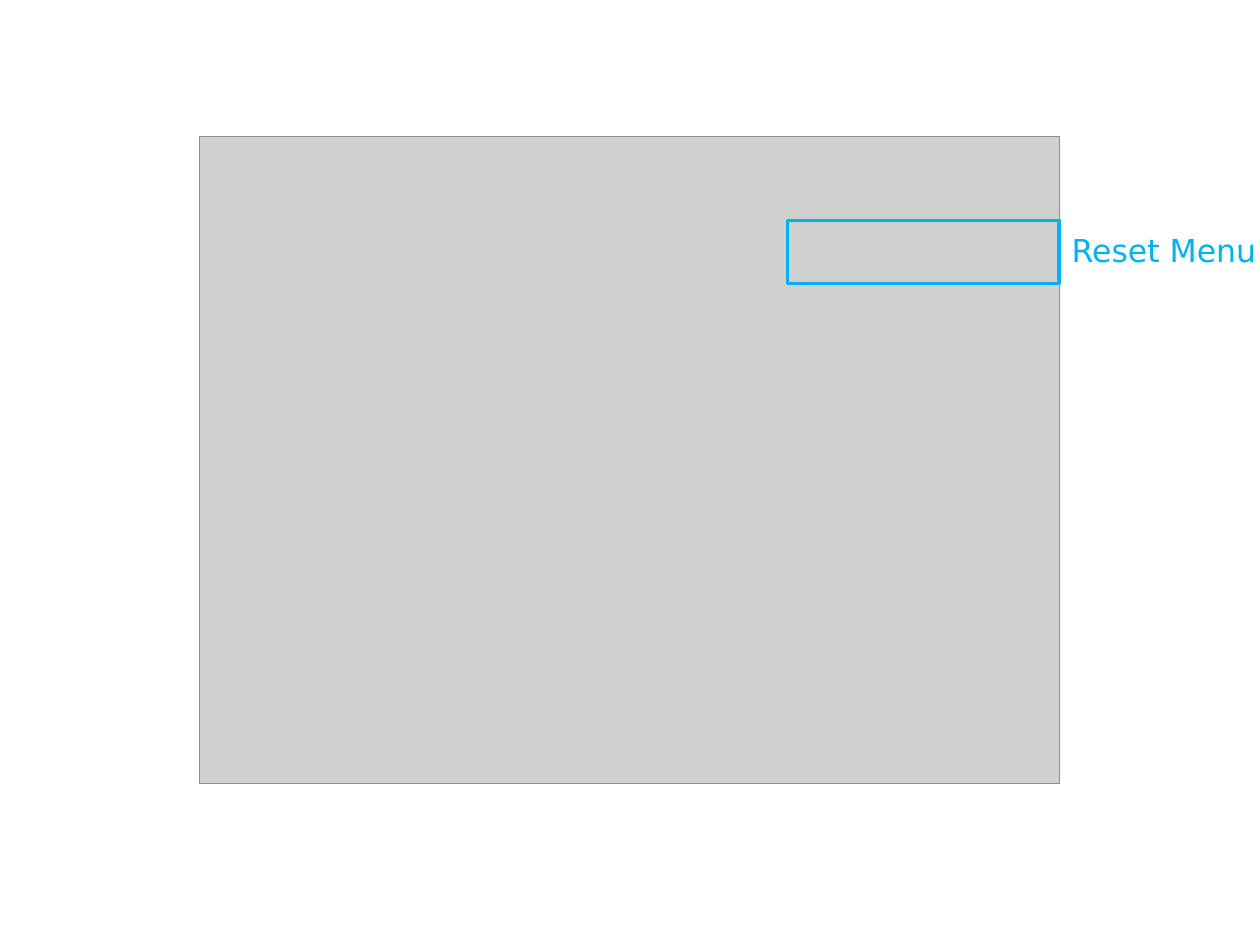
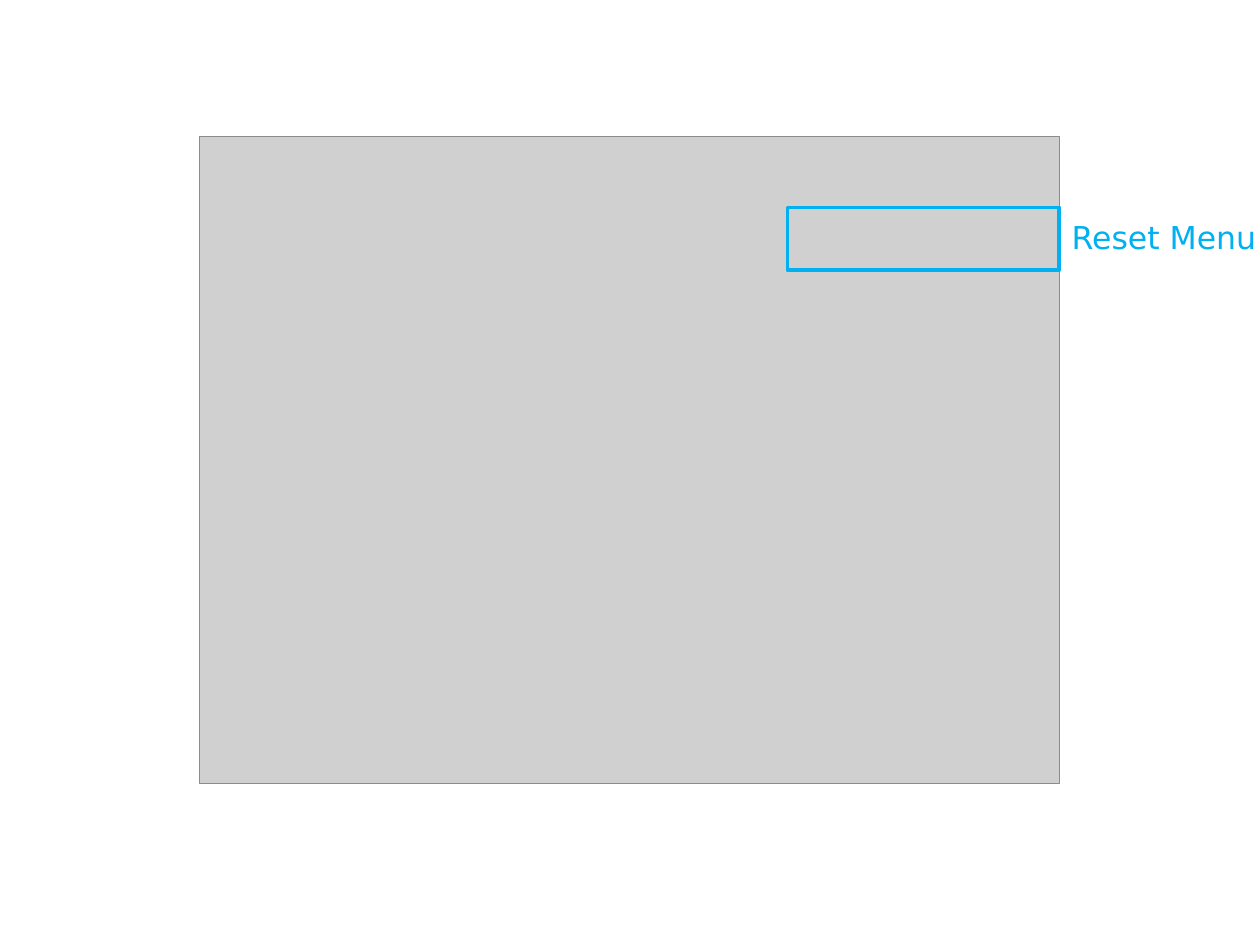
Before and after one commit to Spb8Lighting/OnyxReportReader, a slide deck: slide 4 of documentation/templates.pptx. Drawn at 1260x945 pixels with LibreOffice and Linux fonts; fonts in the diff are those of the drawing; grey boxes stand for pictures. Boxes give left, top, right and bottom in pixels: in the first picture for what was removed or moved away, otherwise in the second. Text is boxed around its words. In the diff, an @@ line names an element or a change of style, - is before the commit and + after.

```diff
--- a/documentation/templates.pptx
+++ b/documentation/templates.pptx
@@ rectangle moved from (x1=788, y1=220, x2=1060, y2=284) to (x1=788, y1=208, x2=1060, y2=271) @@
@@ text "Reset Menu" moved from (x1=1072, y1=239, x2=1256, y2=263) to (x1=1072, y1=226, x2=1256, y2=250) @@
```
Also in this commit, not shown: 3 other slides changed, 16 other files.
